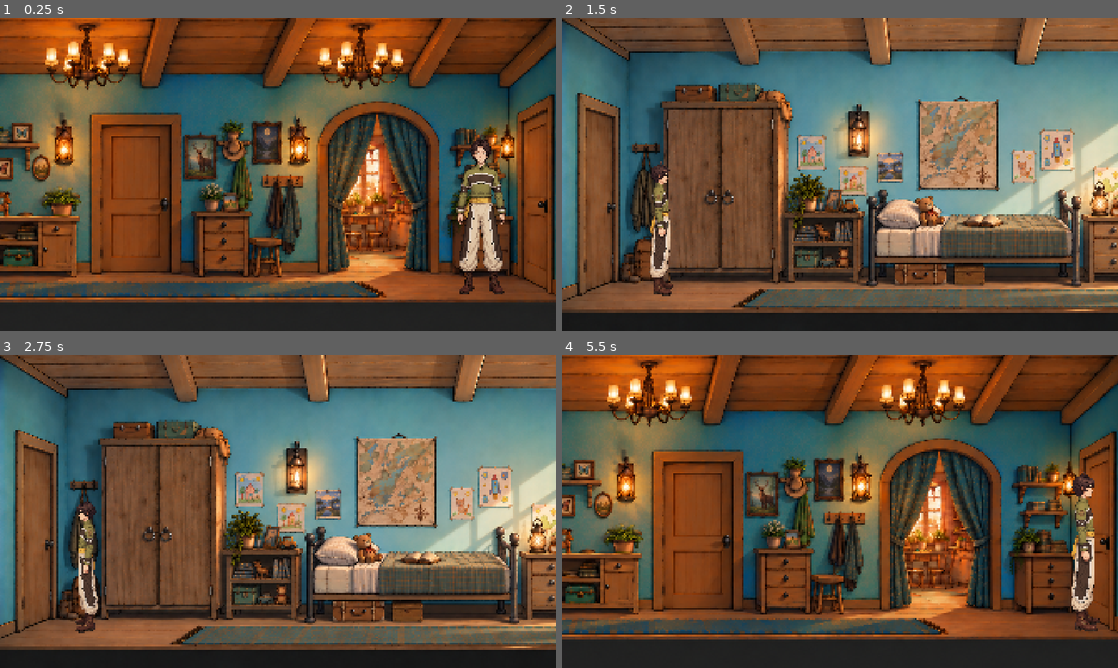
Above: before the commit, frames 1-4 (two rows, left to right).
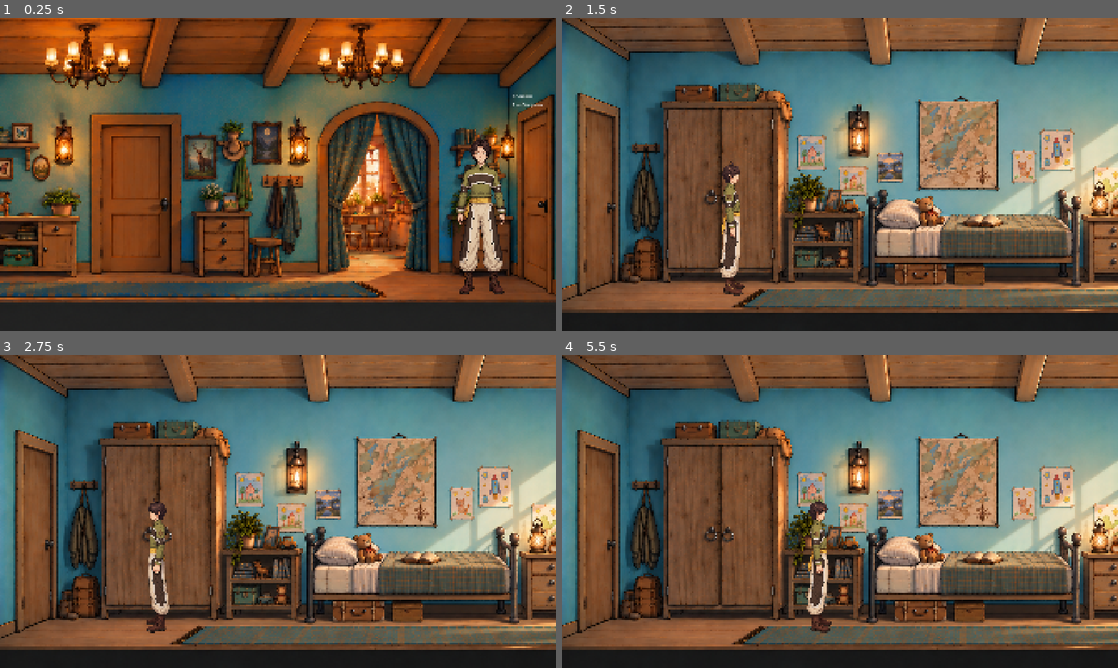
Above: after the commit, the same moments.

Repository: Alona674/WhoAmI
Game: Godot game, scene res://scenes/rooms/corridor.tscn
The game is run twice, just before and just after one commit, with the same random seed, the same clock (stepped at 60 frames per second) and the same inputs. This scene is started directly instead of the project's main scene.
Inputs (mouse positions are in pixels of both pictures, inside the frame that each line leads up to):
- Up to frame 1 (0.25 s): no input
- Up to frame 2 (1.5 s): tap Enter (ui_accept) at 0.5, 0.77 s; move the mouse to (962, 158) at 0.52 s; hold E (interact) 0.53-1.28 s; hold D (move_right) from 0.53 s (still down); click (962, 158) at 0.67 s; move the mouse to (728, 190) at 1.27 s; tap E (interact) at 1.35 s; click (728, 190) at 1.42 s
- Up to frame 3 (2.75 s): tap Enter (ui_accept) at 1.52 s; move the mouse to (333, 442) at 2.02 s; release D (move_right) at 2.03 s; hold A (move_left) from 2.03 s (still down); hold E (interact) from 2.03 s (still down); click (333, 442) at 2.17 s
- Up to frame 4 (5.5 s): move the mouse to (812, 574) at 2.77 s; release A (move_left) at 2.78 s; release E (interact) at 2.78 s; hold D (move_right) 2.78-4.28 s; tap E (interact) at 2.85, 4.35 s; click (812, 574) at 2.92 s; tap Enter (ui_accept) at 3.02, 3.77, 4.52 s; move the mouse to (1006, 558) at 3.52 s; hold E (interact) 3.53-4.28 s; click (1006, 558) at 3.67 s; move the mouse to (673, 464) at 4.27 s; hold A (move_left) 4.28-5.03 s; click (673, 464) at 4.42 s; move the mouse to (867, 511) at 5.02 s; hold D (move_right) from 5.03 s (still down); hold E (interact) from 5.03 s (still down); click (867, 511) at 5.17 s

The runs differ from the first frame. In frame 1, less than 0.1% of the frame differs, in the area x 92-98%, y 24-29%; in frame 2, 2.2%; in frame 3, 2.0%; in frame 4, 89%, in the area x 0-100%, y 0-95%.

Commit message:
Preserve friend project snapshot before integration
Received as Downloads/WhoAmI-main. Inferred base 7bbeff2: 98 unchanged source files, four edited files and seven additions. Preserve existing tracked import metadata. Exclude generated Godot cache and newly generated import sidecars.

Diff:
--- a/scenes/rooms/bedroom.tscn
+++ b/scenes/rooms/bedroom.tscn
@@ -47,7 +47,7 @@
 
 [node name="CanvasLayer" type="CanvasLayer" parent="." unique_id=855424012]
 
-[node name="Label" type="Label" parent="CanvasLayer" unique_id=564520720]
+[node name="InteractionPrompt" type="Label" parent="CanvasLayer" unique_id=564520720]
 visible = false
 offset_right = 40.0
 offset_bottom = 23.0
--- a/scenes/rooms/corridor.tscn
+++ b/scenes/rooms/corridor.tscn
@@ -69,25 +69,32 @@
 [node name="DialogueManager" parent="." unique_id=1465301247 instance=ExtResource("4_xm07l")]
 script = ExtResource("5_bnshd")
 
+[node name="InteractionUI" type="CanvasLayer" parent="." unique_id=1506566674]
+
 [node name="BedroomDoor" type="Area2D" parent="." unique_id=556585023]
+position = Vector2(1524, 49)
 script = ExtResource("4_jf14u")
+interaction_name = "Спальня"
 target_scene = "uid://cdhvfv8s0fewa"
 target_spawn_point = "BedroomEntryPoint"
 
 [node name="bedroomdoor_collision" type="CollisionShape2D" parent="BedroomDoor" unique_id=1081347064]
-position = Vector2(1540.5, 275)
+position = Vector2(7, 227)
 shape = SubResource("RectangleShape2D_xm07l")
 debug_color = Color(2.4065375e-07, 0.6440524, 0.29436648, 0.41960785)
 
 [node name="CorridorEntryPoint" type="Marker2D" parent="." unique_id=1421828375]
-position = Vector2(1541, 271)
+position = Vector2(1537, 271)
 
 [node name="KitchenDoor" type="Area2D" parent="." unique_id=1411205589]
+position = Vector2(1097, 35)
 script = ExtResource("4_jf14u")
+interaction_name = "Кухня"
+interaction_action = "Войти"
 dialogue_text = "неТ"
 
 [node name="kitchendoor_collision" type="CollisionShape2D" parent="KitchenDoor" unique_id=1015289749]
-position = Vector2(1085.5, 252)
+position = Vector2(0, 211)
 shape = SubResource("RectangleShape2D_jf14u")
 debug_color = Color(0.6698354, 0.50982684, 3.85046e-07, 0.41960785)
 
@@ -95,24 +102,27 @@
 position = Vector2(1100, 271)
 
 [node name="BathroomDoor" type="Area2D" parent="." unique_id=1631621531]
+position = Vector2(388, 55)
 script = ExtResource("4_jf14u")
+interaction_name = "Ванная"
 dialogue_text = "Заперто. Похоже, сюда пока не попасть."
 
 [node name="bathroomdoor_collision" type="CollisionShape2D" parent="BathroomDoor" unique_id=844787338]
-position = Vector2(389.5, 266.5)
+position = Vector2(15, 200)
 shape = SubResource("RectangleShape2D_bnshd")
 debug_color = Color(0.1480253, 0.51938385, 0.99999994, 0.41960785)
 
 [node name="CorridorBathEntryPoint" type="Marker2D" parent="." unique_id=1227584272]
-position = Vector2(400, 271)
+position = Vector2(360, 271)
 
 [node name="HallDoor" type="Area2D" parent="." unique_id=930822168]
-position = Vector2(-395, 257)
+position = Vector2(-359, 55)
 script = ExtResource("4_jf14u")
+interaction_name = "Гостинная"
 dialogue_text = "Пока заперто."
 
 [node name="halldoor_collision" type="CollisionShape2D" parent="HallDoor" unique_id=2088473966]
-position = Vector2(33.5, 2)
+position = Vector2(1, 214)
 shape = SubResource("RectangleShape2D_7eq0f")
 debug_color = Color(0.9319053, 0.13653532, 0.55656636, 0.41960785)
 
@@ -120,12 +130,13 @@
 position = Vector2(-360, 271)
 
 [node name="Door" type="Area2D" parent="." unique_id=1711530445]
-position = Vector2(778, 355)
+position = Vector2(-1193, -55)
 script = ExtResource("4_jf14u")
+interaction_name = "Спальня родитлей"
 dialogue_text = "Мама и папа не любят когда я к ним захожу в комнату."
 
 [node name="door_collision" type="CollisionShape2D" parent="Door" unique_id=89497929]
-position = Vector2(-1943.5, -125.5)
+position = Vector2(32, 280)
 shape = SubResource("RectangleShape2D_0bt2f")
 debug_color = Color(0.9281145, 0.2626459, 0.14572746, 0.41960785)
 
--- /dev/null
+++ b/scenes/ui/interaction_prompt.tscn
@@ -0,0 +1,25 @@
+[gd_scene format=3 uid="uid://bpngtabee34q0"]
+
+[ext_resource type="Script" uid="uid://dw1t2b87n54mv" path="res://scripts/interaction/interaction_prompt.gd" id="1_fhyea"]
+
+[node name="InteractionPrompt" type="Control" unique_id=1940005212]
+visible = false
+layout_mode = 3
+anchors_preset = 15
+anchor_right = 1.0
+anchor_bottom = 1.0
+grow_horizontal = 2
+grow_vertical = 2
+mouse_filter = 2
+script = ExtResource("1_fhyea")
+
+[node name="ObjectNameLabel" type="Label" parent="." unique_id=408471209]
+layout_mode = 0
+offset_right = 40.0
+offset_bottom = 23.0
+
+[node name="ActionLabel" type="Label" parent="." unique_id=379160518]
+layout_mode = 0
+offset_top = 30.0
+offset_right = 40.0
+offset_bottom = 53.0
--- /dev/null
+++ b/scripts/interaction/interaction_prompt.gd
@@ -0,0 +1,22 @@
+
+extends Control
+
+@onready var object_name_label: Label = $ObjectNameLabel
+@onready var action_label: Label = $ActionLabel
+
+
+func show_prompt(object_name: String, action_name: String) -> void:
+	print("ObjectNameLabel: ", object_name_label)
+	print("ActionLabel: ", action_label)
+
+	object_name_label.text = object_name
+	action_label.text = "E — " + action_name
+	show()
+
+
+func hide_prompt() -> void:
+	hide()
+
+
+func set_action_visible(is_visible: bool) -> void:
+	action_label.visible = is_visible
--- a/scripts/player/player.gd
+++ b/scripts/player/player.gd
@@ -10,7 +10,9 @@
 
 @onready var sprite: Sprite2D = $Sprite2D
 @onready var interaction_area: Area2D = $InteractionArea
-@onready var interaction_prompt: Label = get_tree().current_scene.find_child("InteractionPrompt", true, false) as Label
+
+var interaction_prompt: Control
+var interaction_prompt_instance: Control
 var current_interactable: Area2D = null
 var highlighted_interactable: Area2D = null
 
@@ -20,13 +22,27 @@
 var right_texture = preload("res://art/characters/Michael_right.png")
 
 
+
 func _ready() -> void:
-	if not GameState.has_pending_player_position:
-		return
+	var prompt_scene = preload("res://scenes/ui/interaction_prompt.tscn")
+	interaction_prompt_instance = prompt_scene.instantiate()
+	interaction_prompt = interaction_prompt_instance
 
 	var current_scene = get_tree().current_scene
 
 	if current_scene == null:
+		return
+
+	var ui_layer = current_scene.find_child("InteractionUI", true, false)
+
+	if ui_layer != null:
+		ui_layer.add_child.call_deferred(interaction_prompt_instance)
+	else:
+		current_scene.add_child.call_deferred(interaction_prompt_instance)
+
+	interaction_prompt.hide()
+
+	if not GameState.has_pending_player_position:
 		return
 
 	if current_scene.scene_file_path != GameState.saved_scene:
@@ -34,6 +50,7 @@
 
 	global_position = GameState.saved_player_position
 	GameState.has_pending_player_position = false
+
 
 
 func _physics_process(_delta: float) -> void:
@@ -75,6 +92,8 @@
 				current_interactable.interact()
 
 
+
+
 func _update_interaction_target() -> void:
 	var objects := interaction_area.get_overlapping_areas()
 	var nearest_object: Area2D = null
@@ -92,17 +111,32 @@
 			nearest_object = object
 			nearest_distance = distance
 
+	current_interactable = nearest_object
 	highlighted_interactable = nearest_object
-	current_interactable = nearest_object
 
 	if interaction_prompt == null:
 		return
 
-	if current_interactable != null:
-		var object_name: String = str(
-			current_interactable.get("interaction_name")
-		)
-		interaction_prompt.text = "E — Осмотреть " + object_name
-		interaction_prompt.show()
-	else:
-		interaction_prompt.hide()
+	if not is_instance_valid(interaction_prompt):
+		return
+
+	if not interaction_prompt.is_inside_tree():
+		return
+
+	if current_interactable == null:
+		interaction_prompt.hide_prompt()
+		return
+
+	var object_name: String = str(
+		current_interactable.get("interaction_name")
+	)
+
+	var action_name: String = str(
+		current_interactable.get("interaction_action")
+	)
+
+	interaction_prompt.show_prompt(object_name, action_name)
+
+	var target_position: Vector2 = current_interactable.get_global_transform_with_canvas().origin
+
+	interaction_prompt.position = target_position + Vector2(-50, -100)
--- a/scripts/transitions/doors.gd
+++ b/scripts/transitions/doors.gd
@@ -1,6 +1,8 @@
 
 extends Area2D
 
+@export var interaction_name: String = "дверь"
+@export var interaction_action: String = "Открыть"
 @export_group("Переход между комнатами")
 @export_file("*.tscn") var target_scene: String = ""
 @export var target_spawn_point: String = ""
@@ -39,6 +41,8 @@
 	if event.is_action_pressed("interact") and not event.is_echo():
 		interact_with_door()
 
+func interact() -> void:
+	interact_with_door()
 
 func interact_with_door() -> void:
 	# Если указана сцена, переходим в неё.
Binary file added: art/items/bathroom/chear.png
Binary file added: art/items/bathroom/flowers.png
Binary file added: art/items/bathroom/globe.png
Binary file added: art/items/bathroom/paiting.png
Not shown: 1 places in scenes/rooms/bedroom.tscn that only renumber resources
Not shown, added: scripts/interaction/interaction_prompt.gd.uid
